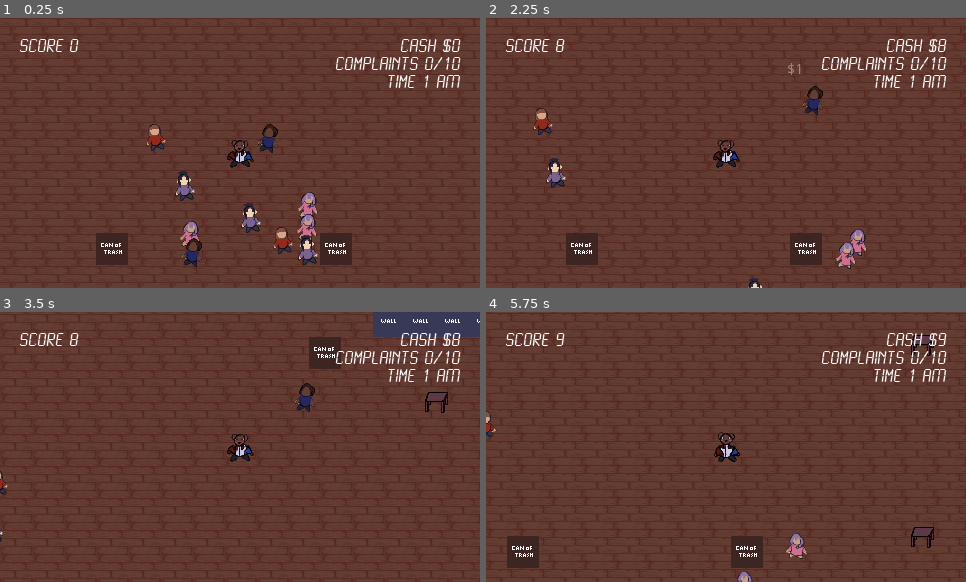
Above: before the commit, frames 1-4 (two rows, left to right).
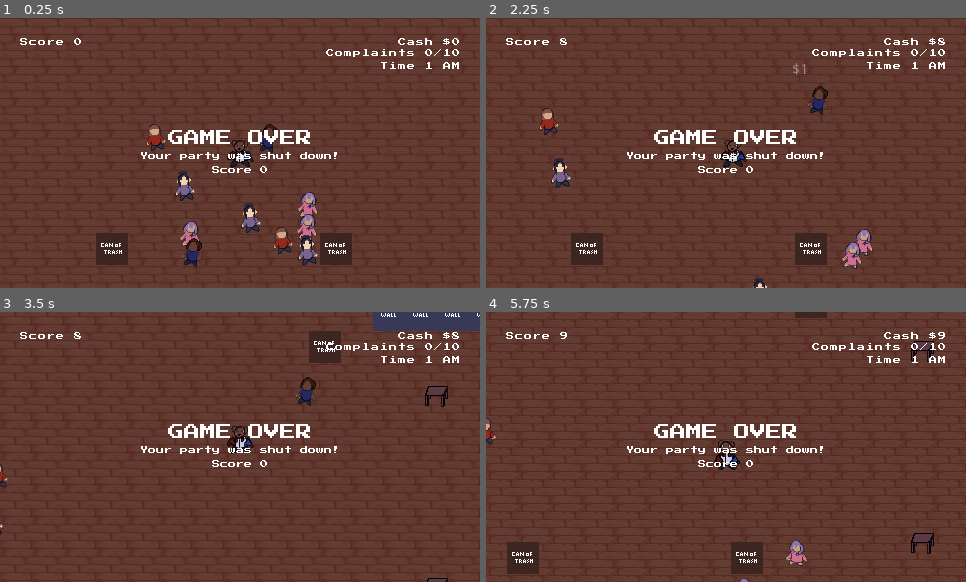
Above: after the commit, the same moments.

Repository: silentcoder99/LD46
Game: Godot game, scene res://scenes/Main.tscn
The game is run twice, just before and just after one commit, with the same random seed, the same clock (stepped at 60 frames per second) and the same inputs.
Inputs:
- Up to frame 1 (0.25 s): no input
- Up to frame 2 (2.25 s): hold Right (ui_right) 0.53-1.28 s; hold E (dance) 0.53-1.28 s; hold Down (ui_down) 1.28-2.03 s; tap Space (shoo) at 1.35 s; hold Right (ui_right) from 2.03 s (still down); hold E (dance) from 2.03 s (still down)
- Up to frame 3 (3.5 s): release Right (ui_right) at 2.78 s; release E (dance) at 2.78 s; hold Up (ui_up) from 2.78 s (still down); tap Space (shoo) at 2.85 s
- Up to frame 4 (5.75 s): release Up (ui_up) at 3.53 s; hold E (dance) 3.53-4.28 s; hold Left (ui_left) 3.53-5.03 s; tap Space (shoo) at 4.35 s; hold Down (ui_down) from 5.03 s (still down); hold E (dance) from 5.03 s (still down)

The runs differ from the first frame. In frame 1, 2.8% of the frame differs, in the area x 4-97%, y 7-58%; in frame 2, 5.5%, in the area x 4-97%, y 7-100%; in frame 3, 4.7%; in frame 4, 5.0%.

Commit message:
Fix dodgy fonts

Diff:
--- a/scenes/Main.tscn
+++ b/scenes/Main.tscn
@@ -6,21 +6,23 @@
 [ext_resource path="res://scenes/BlueBoy.tscn" type="PackedScene" id=4]
 [ext_resource path="res://scenes/RedGirl.tscn" type="PackedScene" id=5]
 [ext_resource path="res://FloorSet.tres" type="TileSet" id=6]
-[ext_resource path="res://fonts/LCD-N___.TTF" type="DynamicFontData" id=7]
-[ext_resource path="res://fonts/lcd_lcd_mono/LCDMonoWinTT/LCDMU___.TTF" type="DynamicFontData" id=8]
-[ext_resource path="res://TileSet.tres" type="TileSet" id=9]
-[ext_resource path="res://scenes/Player.tscn" type="PackedScene" id=10]
-[ext_resource path="res://scenes/TrashCan.tscn" type="PackedScene" id=11]
-[ext_resource path="res://music/midtempo_final.wav" type="AudioStream" id=12]
+[ext_resource path="res://fonts/Press_Start_2P/PressStart2P-Regular.ttf" type="DynamicFontData" id=7]
+[ext_resource path="res://TileSet.tres" type="TileSet" id=8]
+[ext_resource path="res://scenes/Player.tscn" type="PackedScene" id=9]
+[ext_resource path="res://scenes/TrashCan.tscn" type="PackedScene" id=10]
+[ext_resource path="res://music/midtempo_final.wav" type="AudioStream" id=11]
 
 [sub_resource type="DynamicFont" id=1]
-use_filter = true
+size = 8
 extra_spacing_char = 1
+font_data = ExtResource( 7 )
+
+[sub_resource type="DynamicFont" id=3]
 font_data = ExtResource( 7 )
 
 [sub_resource type="DynamicFont" id=2]
 size = 8
-font_data = ExtResource( 8 )
+font_data = ExtResource( 7 )
 
 [node name="Main" type="Node2D"]
 script = ExtResource( 1 )
@@ -40,7 +42,6 @@
 tile_data = PoolIntArray( -720904, 7, 0, -720903, 7, 0, -720902, 7, 0, -720901, 7, 0, -720900, 7, 0, -720899, 7, 0, -72 …(6268 unchanged characters)…
 
 [node name="UI" type="CanvasLayer" parent="."]
-editor/display_folded = true
 
 [node name="MoneyLabel" type="Label" parent="UI"]
 anchor_left = 1.0
@@ -65,9 +66,9 @@
 anchor_left = 1.0
 anchor_right = 1.0
 margin_left = -270.0
-margin_top = 38.0
+margin_top = 31.0
 margin_right = -20.0
-margin_bottom = 115.0
+margin_bottom = 108.0
 custom_fonts/font = SubResource( 1 )
 text = "Complaints 0/10"
 align = 2
@@ -76,9 +77,9 @@
 anchor_left = 1.0
 anchor_right = 1.0
 margin_left = -270.0
-margin_top = 56.0
+margin_top = 44.0
 margin_right = -20.0
-margin_bottom = 133.0
+margin_bottom = 121.0
 custom_fonts/font = SubResource( 1 )
 text = "Time 1 AM"
 align = 2
@@ -92,41 +93,31 @@
 }
 
 [node name="GameOverLabel" type="Label" parent="UI"]
-visible = false
-anchor_left = 0.5
 anchor_top = 0.5
-anchor_right = 0.5
+anchor_right = 1.0
 anchor_bottom = 0.5
-margin_left = -38.0
-margin_top = -25.0
-margin_right = 38.0
-margin_bottom = 18.5
+margin_top = -23.0
+margin_bottom = -9.0
+custom_fonts/font = SubResource( 3 )
 text = "GAME OVER"
+align = 1
 
 [node name="GameOverSubLabel" type="Label" parent="UI"]
-visible = false
-anchor_left = 0.5
 anchor_top = 0.5
-anchor_right = 0.5
+anchor_right = 1.0
 anchor_bottom = 0.5
-margin_left = -50.0
-margin_top = -4.5
-margin_right = 50.0
-margin_bottom = 4.5
+margin_top = -1.5
+margin_bottom = 7.5
 custom_fonts/font = SubResource( 2 )
 text = "Your party was shut down!"
 align = 1
 
 [node name="GameOverScore" type="Label" parent="UI"]
-visible = false
-anchor_left = 0.5
 anchor_top = 0.5
-anchor_right = 0.5
+anchor_right = 1.0
 anchor_bottom = 0.5
-margin_left = -50.0
-margin_top = 7.5
-margin_right = 50.0
-margin_bottom = 16.5
+margin_top = 12.5
+margin_bottom = 21.5
 custom_fonts/font = SubResource( 2 )
 text = "Score 0"
 align = 1
--- a/scenes/Player.tscn
+++ b/scenes/Player.tscn
@@ -84,6 +84,7 @@
 limit_right = 4000
 limit_bottom = 4000
 limit_smoothed = true
+smoothing_enabled = true
 smoothing_speed = 10.0
 drag_margin_left = 0.0
 drag_margin_top = 0.0
--- a/scripts/Player.gd
+++ b/scripts/Player.gd
@@ -11,7 +11,7 @@
 var complaints = 0
 var score = 0
 
-func _process(delta):
+func _physics_process(delta):
 
 	var velocity = Vector2()
 
Not shown, added: fonts/Press_Start_2P/OFL.txt
Binary file added: fonts/Press_Start_2P/PressStart2P-Regular.ttf
Renamed: fonts/CFLCD-Regular.ttf -> fonts/lcd_lcd_mono/CFLCD-Regular.ttf
Renamed: fonts/LCD-BOLD.TTF -> fonts/lcd_lcd_mono/LCD-BOLD.TTF
Renamed: fonts/LCD-L___.TTF -> fonts/lcd_lcd_mono/LCD-L___.TTF
Renamed: fonts/LCD-U___.TTF -> fonts/lcd_lcd_mono/LCD-U___.TTF
Renamed: fonts/LCD2B___.TTF -> fonts/lcd_lcd_mono/LCD2B___.TTF
Renamed: fonts/LCD2L___.TTF -> fonts/lcd_lcd_mono/LCD2L___.TTF
Renamed: fonts/LCD2N___.TTF -> fonts/lcd_lcd_mono/LCD2N___.TTF
Renamed: fonts/LCD2U___.TTF -> fonts/lcd_lcd_mono/LCD2U___.TTF
Not shown: 1 places in scenes/Main.tscn that only renumber resources
